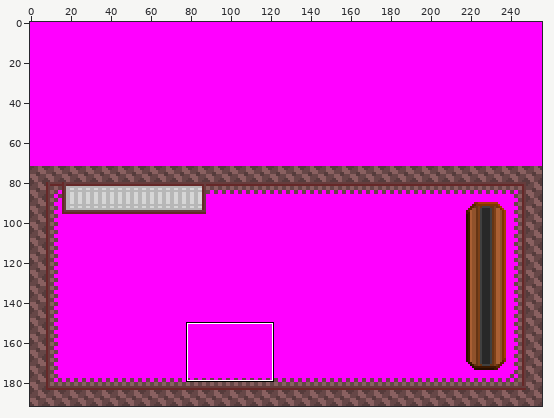
Sprite sheet, stored at core/assets/ui/default/ui_map_station.png. Above: a wide view before the commit, with the close-up outlined.
Close-up. Earlier state:
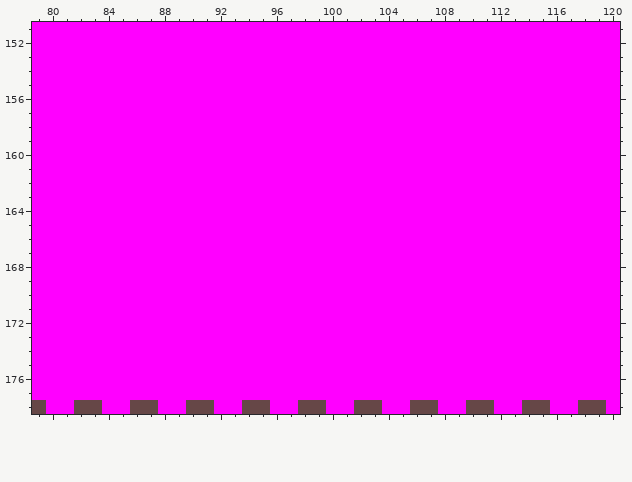
The file is 256x192 pixels. Colours within 5 levels of each other are drawn and written as one. Shown: x 79..120, y 151..178. The commit also changed other parts of the picture, which this record leaves out.
Once edited:
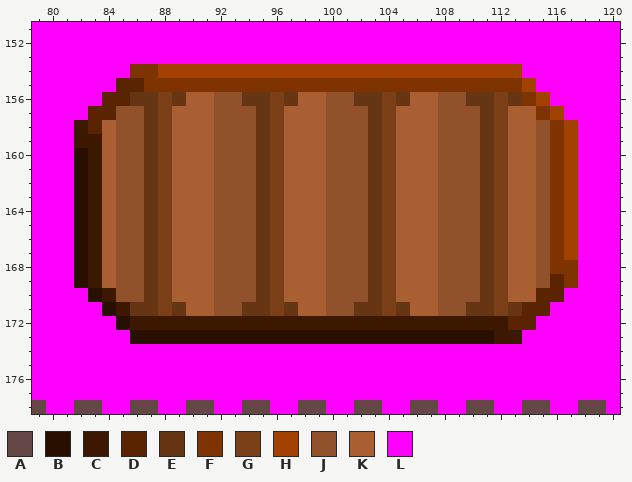
Palette (. is transparent): A #664747  B #280f00  C #3d1800  D #5b2400  E #663514  F #7f3300  G #7c4018  H #a34100  J #91522b  K #aa5f33  L #ff00ff
Difference:
y 154: x 86..113 LLLLLLLLLLLLLLLLLLLLLLLLLLLL -> FFHHHHHHHHHHHHHHHHHHHHHHHHHH
y 155: x 85..114 LLLLLLLLLLLLLLLLLLLLLLLLLLLLLL -> DDFFFFFFFFFFFFFFFFFFFFFFFFFFFH
y 156: x 84..115 LLLLLLLLLLLLLLLLLLLLLLLLLLLLLLLL -> DDEEGEKKJJEEGEKKJJEEGEKKJJEEGEFH
y 157: x 83..116 LLLLLLLLLLLLLLLLLLLLLLLLLLLLLLLLLL -> DDJJEGKKKJJJEGKKKJJJEGKKKJJJEGKKFH
y 158: x 82..117 LLLLLLLLLLLLLLLLLLLLLLLLLLLLLLLLLLLL -> CDKJJEGKKKJJJEGKKKJJJEGKKKJJJEGKKJFH
y 159: x 82..117 LLLLLLLLLLLLLLLLLLLLLLLLLLLLLLLLLLLL -> CCKJJEGKKKJJJEGKKKJJJEGKKKJJJEGKKJFH
y 160..167: x 82..117 LLLLLLLLLLLLLLLLLLLLLLLLLLLLLLLLLLLL -> BCKJJEGKKKJJJEGKKKJJJEGKKKJJJEGKKJFH
y 168: x 82..117 LLLLLLLLLLLLLLLLLLLLLLLLLLLLLLLLLLLL -> BCKJJEGKKKJJJEGKKKJJJEGKKKJJJEGKKJFF
y 169: x 82..117 LLLLLLLLLLLLLLLLLLLLLLLLLLLLLLLLLLLL -> BCKJJEGKKKJJJEGKKKJJJEGKKKJJJEGKKJDF
y 170: x 83..116 LLLLLLLLLLLLLLLLLLLLLLLLLLLLLLLLLL -> BCJJEGKKKJJJEGKKKJJJEGKKKJJJEGKKDD
y 171: x 84..115 LLLLLLLLLLLLLLLLLLLLLLLLLLLLLLLL -> BCEEGEKKJJEEGEKKJJEEGEKKJJEEGEDD
y 172: x 85..114 LLLLLLLLLLLLLLLLLLLLLLLLLLLLLL -> BCCCCCCCCCCCCCCCCCCCCCCCCCCCDD
y 173: x 86..113 LLLLLLLLLLLLLLLLLLLLLLLLLLLL -> BBBBBBBBBBBBBBBBBBBBBBBBBBCC
Pixel boxes of the changes (left, top, right, bottom) in both close-ups:
changed: (74, 64, 578, 344)
